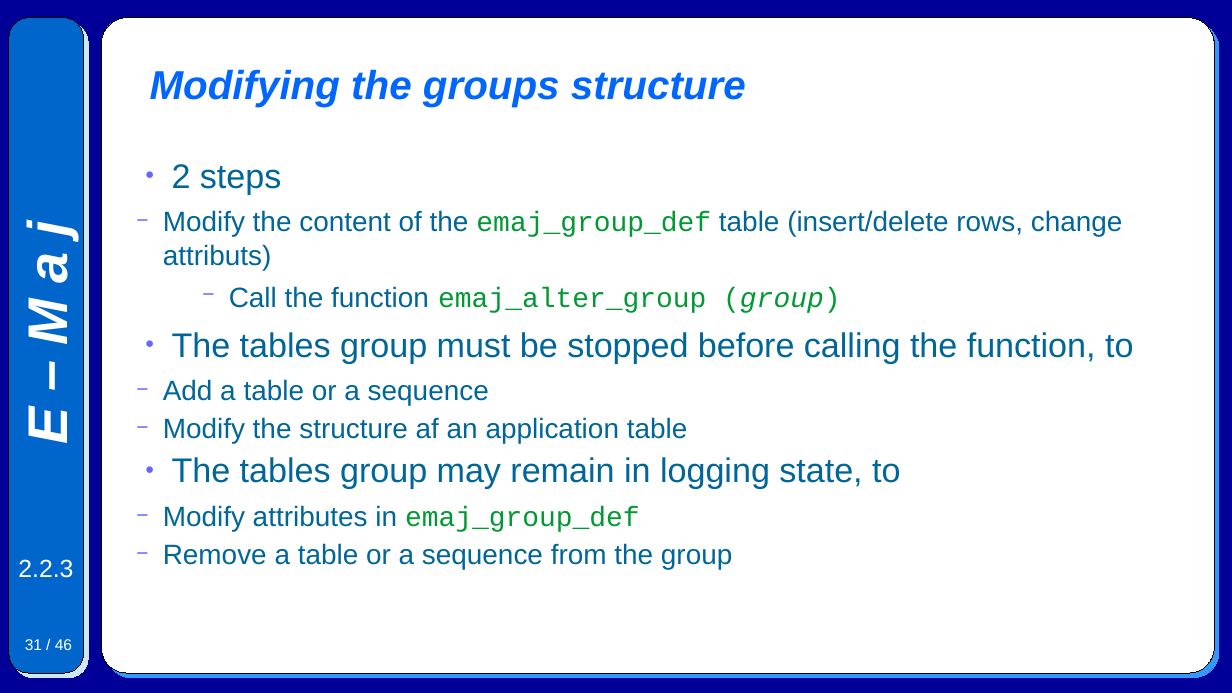
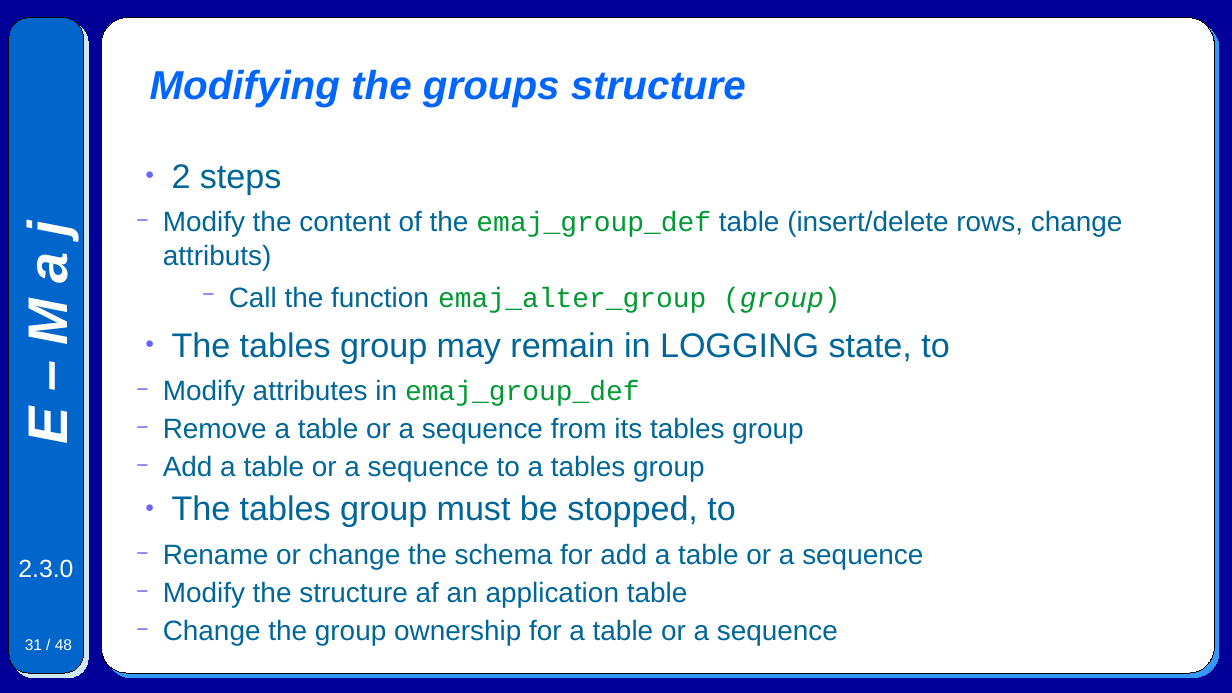
Before and after one commit to beaud76/emaj_doc, a slide deck: slide 31 of Emaj.devel_pres_en.odp. Drawn at 1232x693 pixels with LibreOffice and Linux fonts; fonts in the diff are those of the drawing. Boxes give left, top, right and bottom in pixels: in the first picture for what was removed or moved away, otherwise in the second. Text is boxed around its words. In the diff, an @@ line names an element or a change of style, - is before the commit and + after.

```diff
--- a/Emaj.devel_pres_en.odp
+++ b/Emaj.devel_pres_en.odp
@@ text at [163, 332, 949, 569]: text changed; size 22 to 18 pt @@
-● The tables group must be stopped before calling the function, to
-  − Add a table or a sequence
+● The tables group may remain in LOGGING state, to
+  − Modify attributes in emaj_group_def
+  − Remove a table or a sequence from its tables group
+  − Add a table or a sequence to a tables group
+● The tables group must be stopped, to
+  − Rename or change the schema for add a table or a sequence
@@ text at [18, 559, 73, 578]: text changed @@
-2.2.3
+2.3.0
@@ text at [268, 619, 654, 641]: text changed @@
-● The tables group may remain in logging state, to
-  − Modify attributes in emaj_group_def
-  − Remove a table or a sequence from the group
+  − Change the group ownership for a table or a sequence
@@ page number at [25, 639, 72, 650]: text changed @@
-31 / 46
+31 / 48
```
Also in this commit, not shown: 45 other slides changed, 2 slides added, 4 other files.
